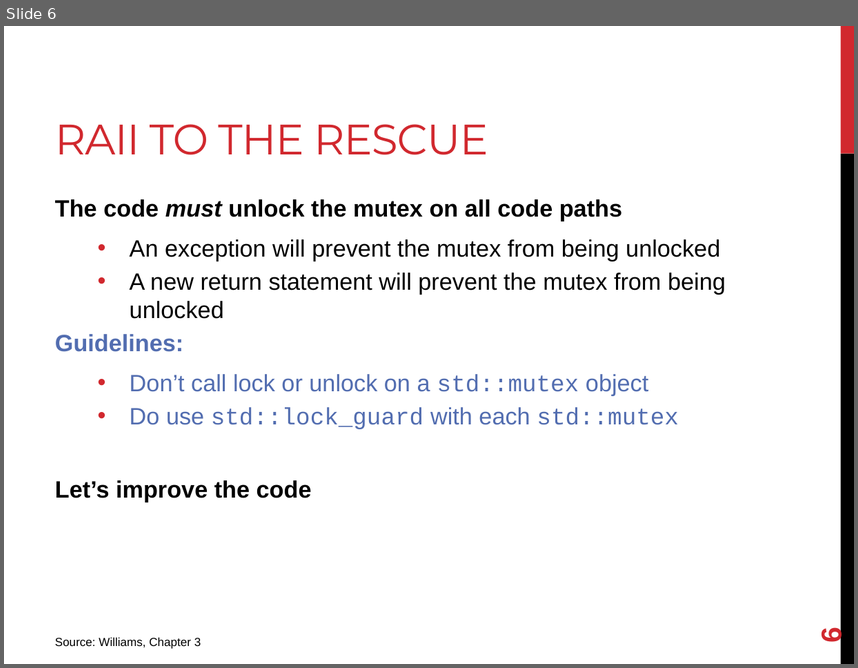
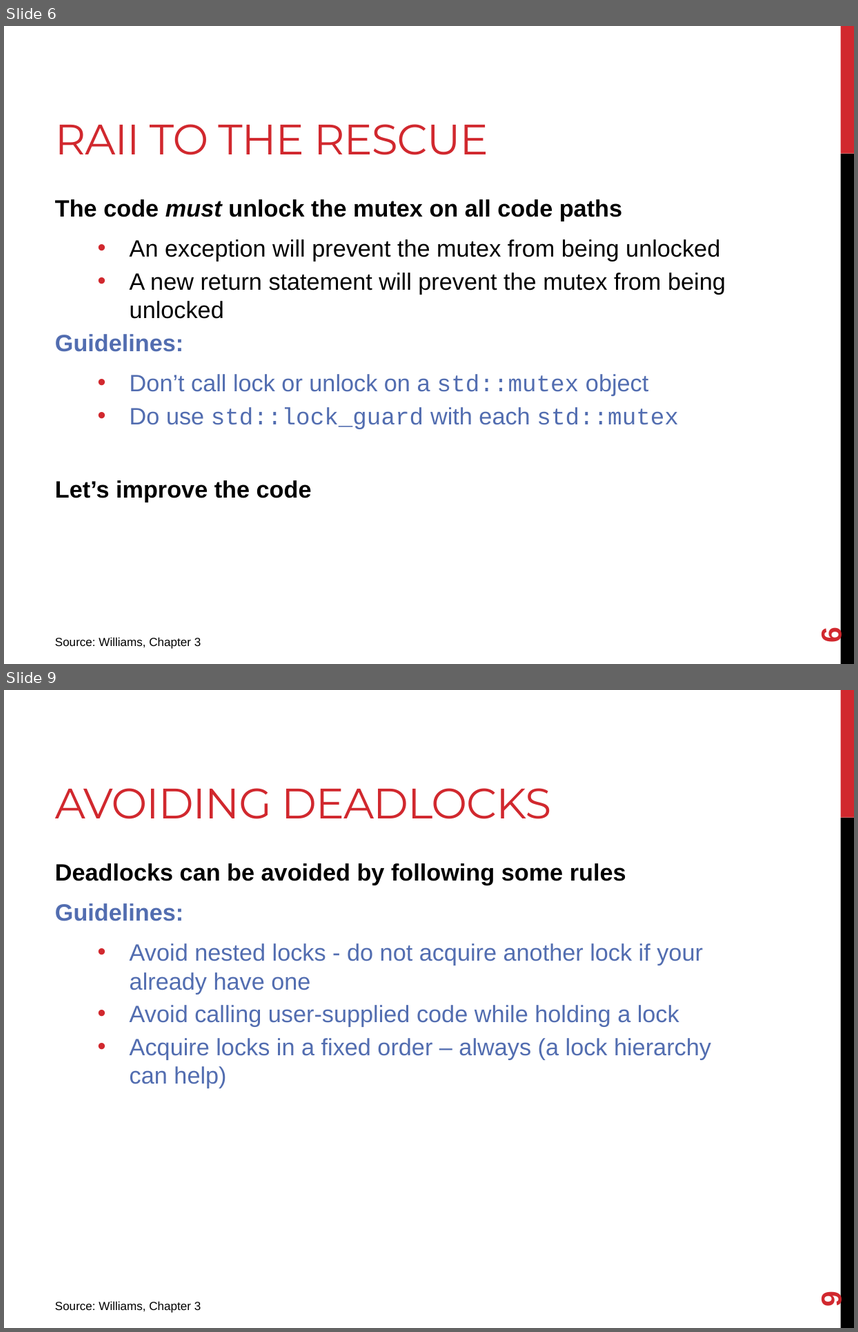
Before and after one commit to joshpeterson/DevelopingConcurrentSoftware, a slide deck: Lectures/Mutexes/Mutexes.pptx. Shown one above the other, each under a label of ours: slide 6 before the commit, slides 6 and 9 after it; the slides between them are not shown. The pictures are 858x668 and 858x1332 pixels, drawn with LibreOffice and Linux fonts; fonts in the diff are those of the drawing. Boxes give left, top, right and bottom in pixels: in the first picture for what was removed or moved away, otherwise in the second. Text is boxed around its words. In the diff, an @@ line names an element or a change of style, - is before the commit and + after.

```diff
--- a/Lectures/Mutexes/Mutexes.pptx
+++ b/Lectures/Mutexes/Mutexes.pptx
@@ slide 9 added at (4,690,854,1328), background #FFFFFF; not listed: 2 template elements that a slide beside it also shows @@
@@ title added at (55,788,551,819), 36 pt, text #D1282E @@
+AVOIDING DEADLOCKS
@@ text added at (55,863,711,1088), 20 pt, text #526DB0 @@
+Deadlocks can be avoided by following some rules
+Guidelines:
+  • Avoid nested locks - do not acquire another lock if your already have one
+  • Avoid calling user-supplied code while holding a lock
+  • Acquire locks in a fixed order – always (a lock hierarchy can help)
@@ text added at (55,1301,201,1312), 10 pt, text #000000 @@
+Source: Williams, Chapter 3
@@ page number added at (815,1292,847,1307), 24 pt, text #D1282E, bold @@
+9
```
Also in this commit, not shown: 2 slides changed.
